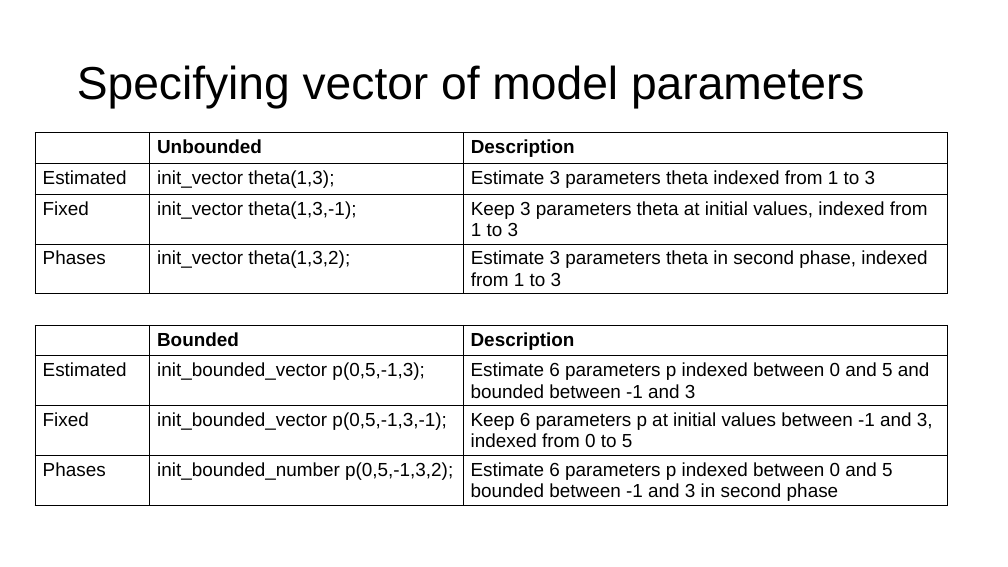
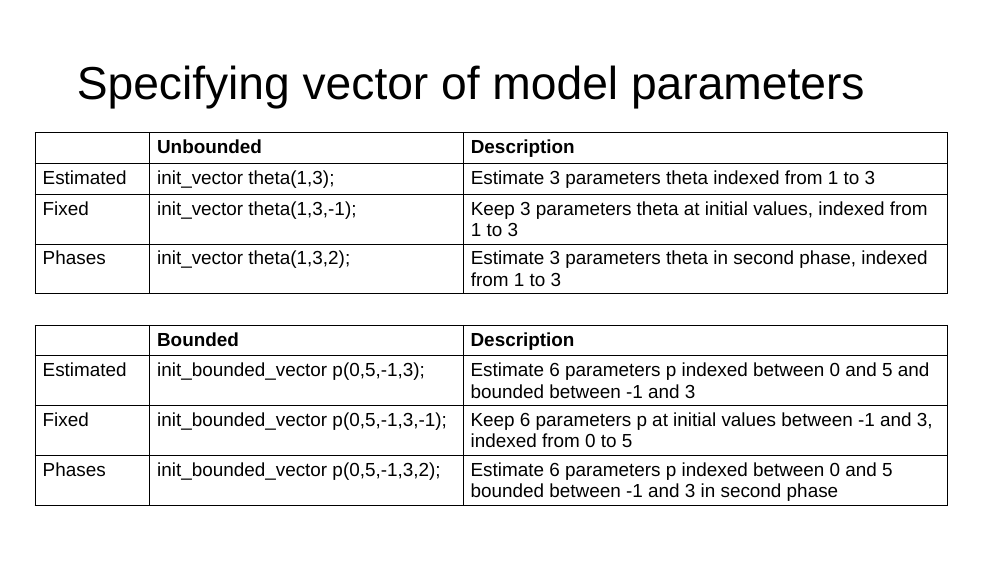
Before and after one commit to merrillrudd/ADMB_course, a slide deck: slide 3 of Day1/1c_Parameters/Parameters in ADMB.pptx. Drawn at 1008x567 pixels with LibreOffice and Linux fonts; fonts in the diff are those of the drawing. Boxes give left, top, right and bottom in pixels: in the first picture for what was removed or moved away, otherwise in the second. Text is boxed around its words. In the diff, an @@ line names an element or a change of style, - is before the commit and + after.

```diff
--- a/Day1/1c_Parameters/Parameters in ADMB.pptx
+++ b/Day1/1c_Parameters/Parameters in ADMB.pptx
@@ table at (35, 325, 948, 515) @@
-row 4, column 2: init_bounded_number p(0,5,-1,3,2);
+row 4, column 2: init_bounded_vector p(0,5,-1,3,2);
```
Also in this commit, not shown: 11 other files.
